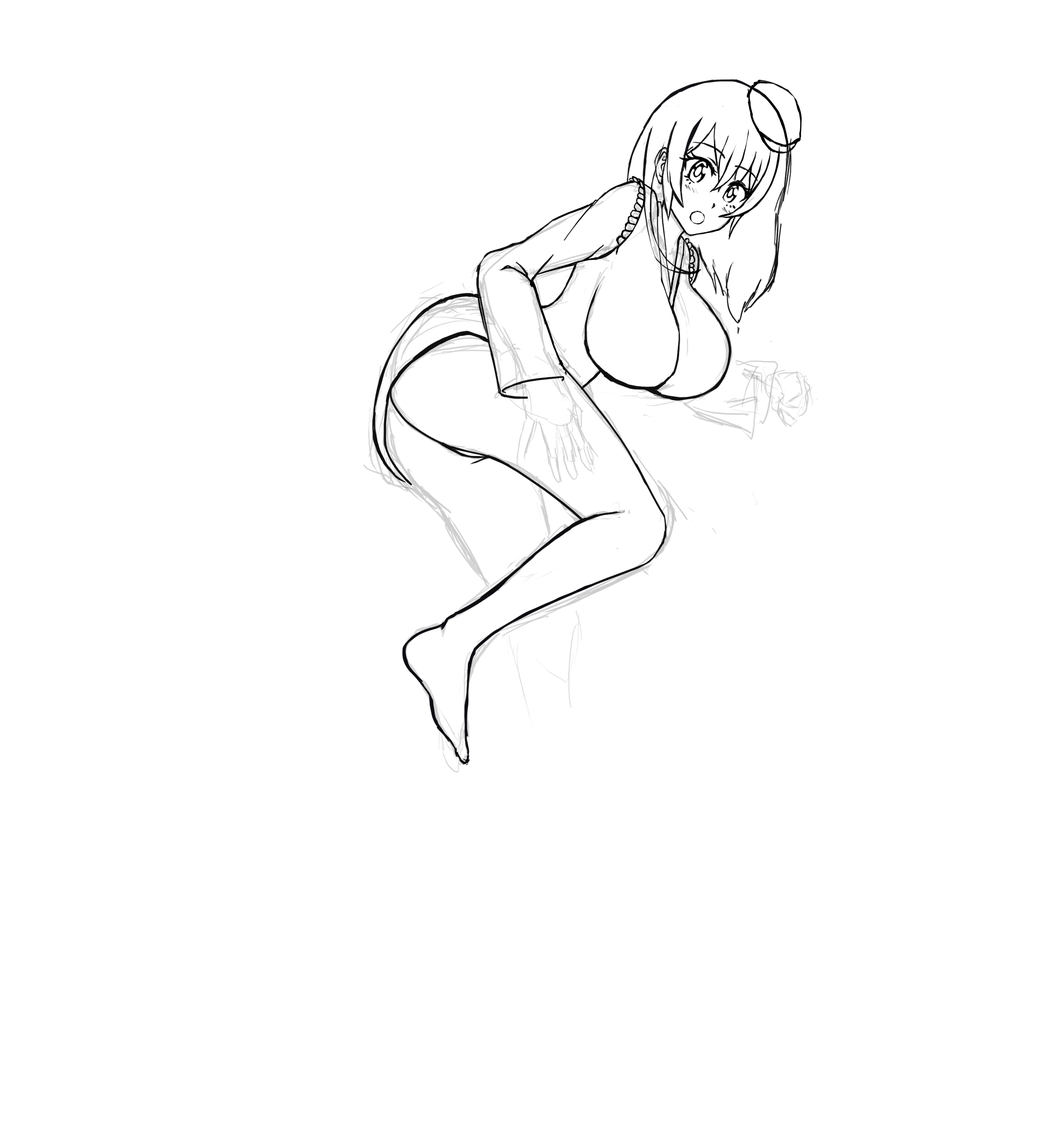
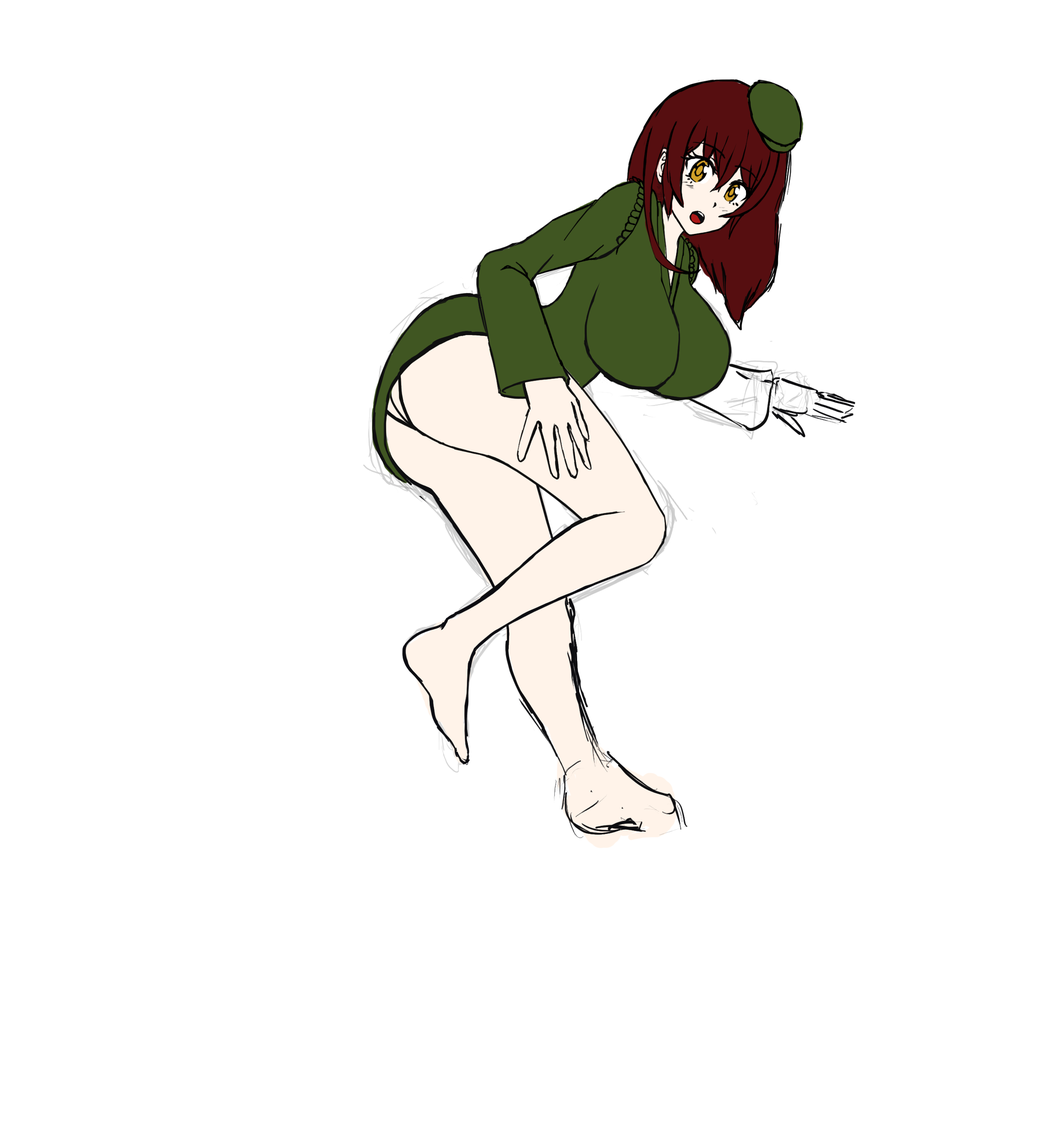
Layered file, before and after one edit (1059 x 1148). Changes by layer:
moved "Layer 15" above "Layer 26", painted on it over [left=642, top=120, right=702, bottom=275]
added layer "Layer 26" above "Layer 9" over [left=643, top=80, right=722, bottom=275]
painted on "Layer 4" over [left=679, top=149, right=754, bottom=210]
added layer "Layer 21" above "Layer 11" over [left=516, top=379, right=592, bottom=480]
painted on "Layer 11" over [left=395, top=330, right=491, bottom=377]
added layer "Layer 22" above "Layer 17" over [left=371, top=180, right=731, bottom=484]
painted on "Layer 17" over [left=384, top=369, right=492, bottom=465]
added layer "Layer 20" above "Layer 19" over [left=687, top=363, right=774, bottom=432]
added layer "Layer 19" above "Layer 16" over [left=735, top=370, right=856, bottom=438]
added layer "Layer 27" above "Layer 7" over [left=381, top=321, right=668, bottom=764]
moved "Layer 7" above "Layer 33" over [left=746, top=81, right=803, bottom=155]
added layer "Layer 33" above "Layer 18" over [left=746, top=81, right=804, bottom=153]
added layer "Layer 18" above "Layer 28" over [left=383, top=392, right=688, bottom=838]
added layer "Layer 28" above "Layer 3" over [left=381, top=408, right=678, bottom=848]
painted on "Layer 3" over [left=626, top=79, right=791, bottom=334]
added layer "Layer 25" above "Layer 8" over [left=647, top=79, right=784, bottom=238]
added layer "Layer 31" above "Layer 30" over [left=689, top=159, right=741, bottom=202]
added layer "Layer 30" above "Layer 32" over [left=685, top=157, right=749, bottom=204]
added layer "Layer 23" above "Layer 1" over [left=656, top=120, right=765, bottom=293]
moved "Layer 12" above "Layer 29", painted on it over [left=697, top=138, right=792, bottom=331]
added layer "Layer 29" above "Background copy" over [left=627, top=80, right=789, bottom=322]
painted on "Background copy" over [left=371, top=79, right=856, bottom=848]
…and 3 more changes (1 added, 2 painted)
